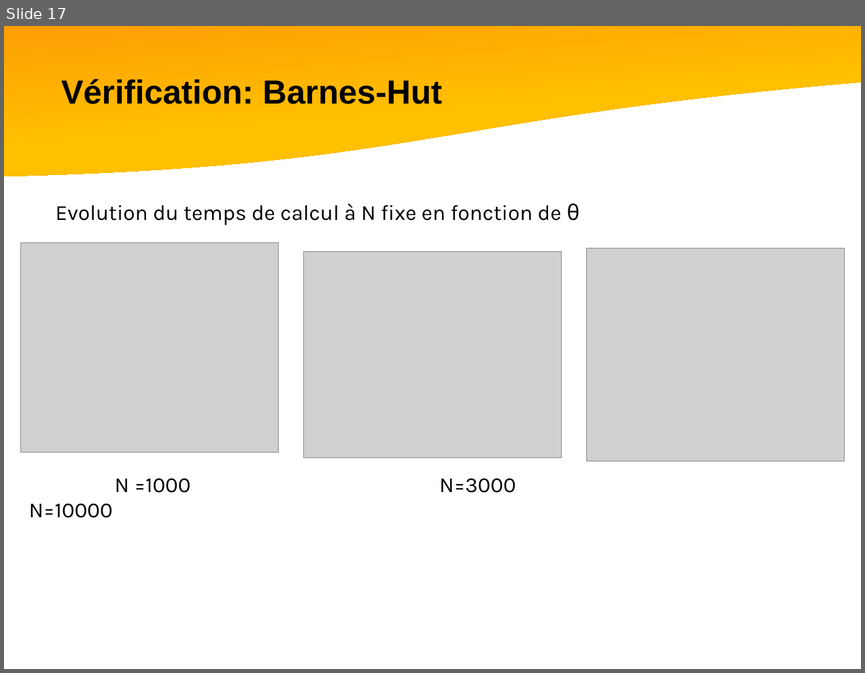
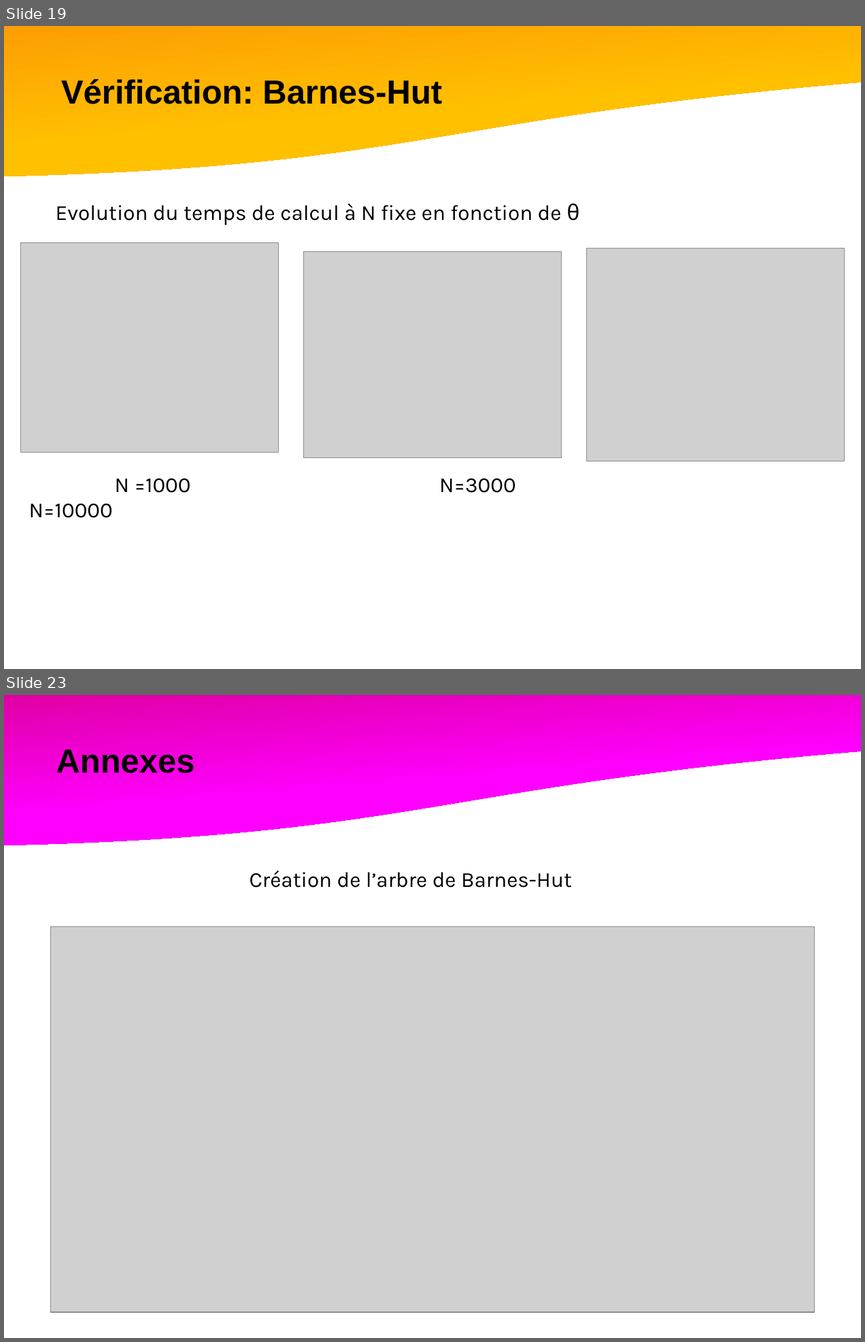
Before and after one commit to rfaucon2/TIPI_Spe, a slide deck: Diapo/TIPE-Spe.pptx. Shown one above the other, each under a label of ours: slide 17 before the commit, slides 19 and 23 after it; the slides between them are not shown. The pictures are 865x673 and 865x1342 pixels, drawn with LibreOffice and Linux fonts; fonts in the diff are those of the drawing; grey boxes stand for pictures. Boxes give left, top, right and bottom in pixels: in the first picture for what was removed or moved away, otherwise in the second. Text is boxed around its words. In the diff, an @@ line names an element or a change of style, - is before the commit and + after.

```diff
--- a/Diapo/TIPE-Spe.pptx
+++ b/Diapo/TIPE-Spe.pptx
@@ slide 23 added at bbox=[4, 695, 861, 1338], background #FFFFFF @@
@@ flow chart document added at bbox=[4, 695, 861, 858], fill gradient #CC0066 to #FF00FF @@
@@ text added at bbox=[56, 749, 195, 773], 28 pt, text #000000, bold @@
+Annexes
@@ text added at bbox=[249, 870, 572, 887], 18 pt, text #000000 @@
+Création de l’arbre de Barnes-Hut
@@ picture added at bbox=[51, 926, 815, 1312] @@
@@ what was slide 17 is now slide 19 @@
```
Also in this commit, not shown: 3 slides changed, 8 other slides added, 4 slides removed, 8 other files.
